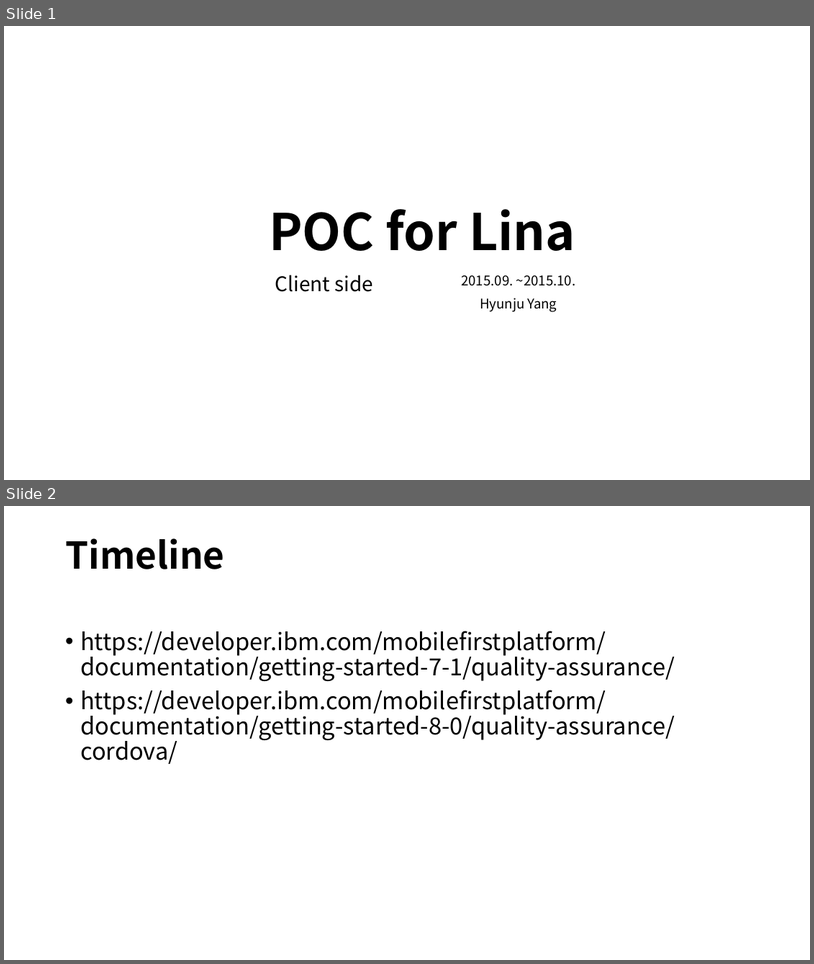
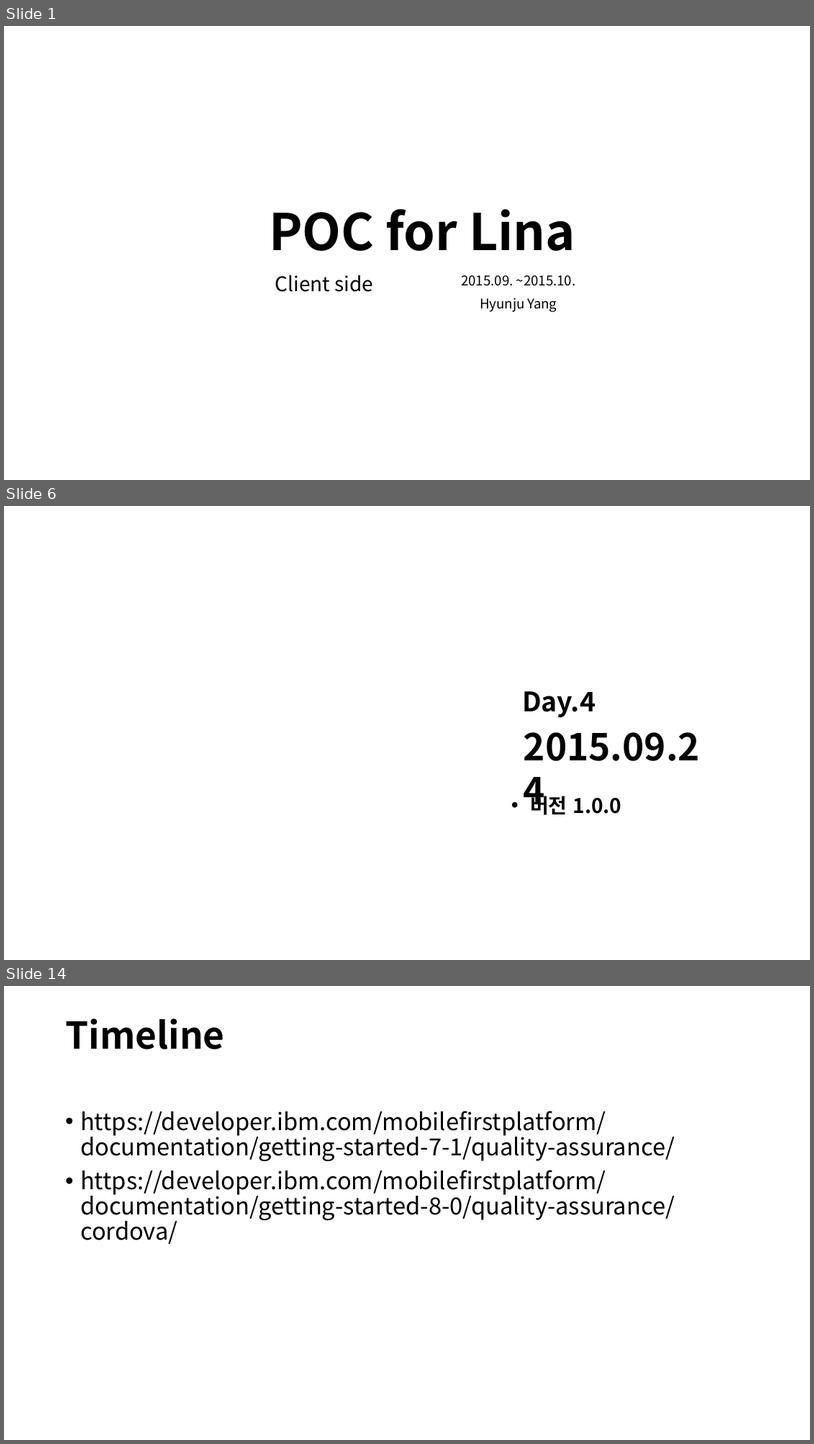
Before and after one commit to hjooyang/poc, a slide deck: POC for Lina.ppt. Shown one above the other, each under a label of ours: slides 1 and 2 before the commit, slides 1, 6 and 14 after it; the slides between them are not shown. The pictures are 814x964 and 814x1444 pixels, drawn with LibreOffice and Linux fonts; fonts in the diff are those of the drawing. Boxes give left, top, right and bottom in pixels: in the first picture for what was removed or moved away, otherwise in the second. Text is boxed around its words. In the diff, an @@ line names an element or a change of style, - is before the commit and + after.

```diff
--- a/POC for Lina.ppt
+++ b/POC for Lina.ppt
@@ slide 6 added at (4, 506, 810, 960), background #FFFFFF @@
@@ text added at (522, 691, 596, 718), 32 pt, text #000000, bold @@
+Day.4
@@ text added at (524, 732, 700, 761), 44 pt, text #000000, bold @@
+2015.09.24
@@ text added at (530, 793, 622, 815), 24 pt, text #000000, bold @@
+• 버전 1.0.0
@@ what was slide 2 is now slide 14 @@
```
Also in this commit, not shown: 1 slide changed, 14 other slides added, 3 slides removed.
